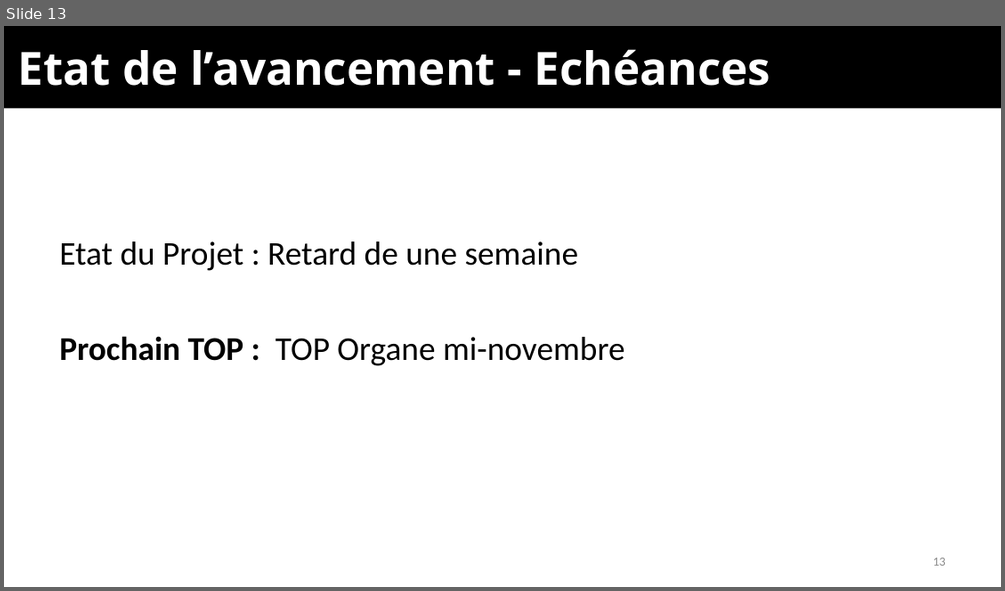
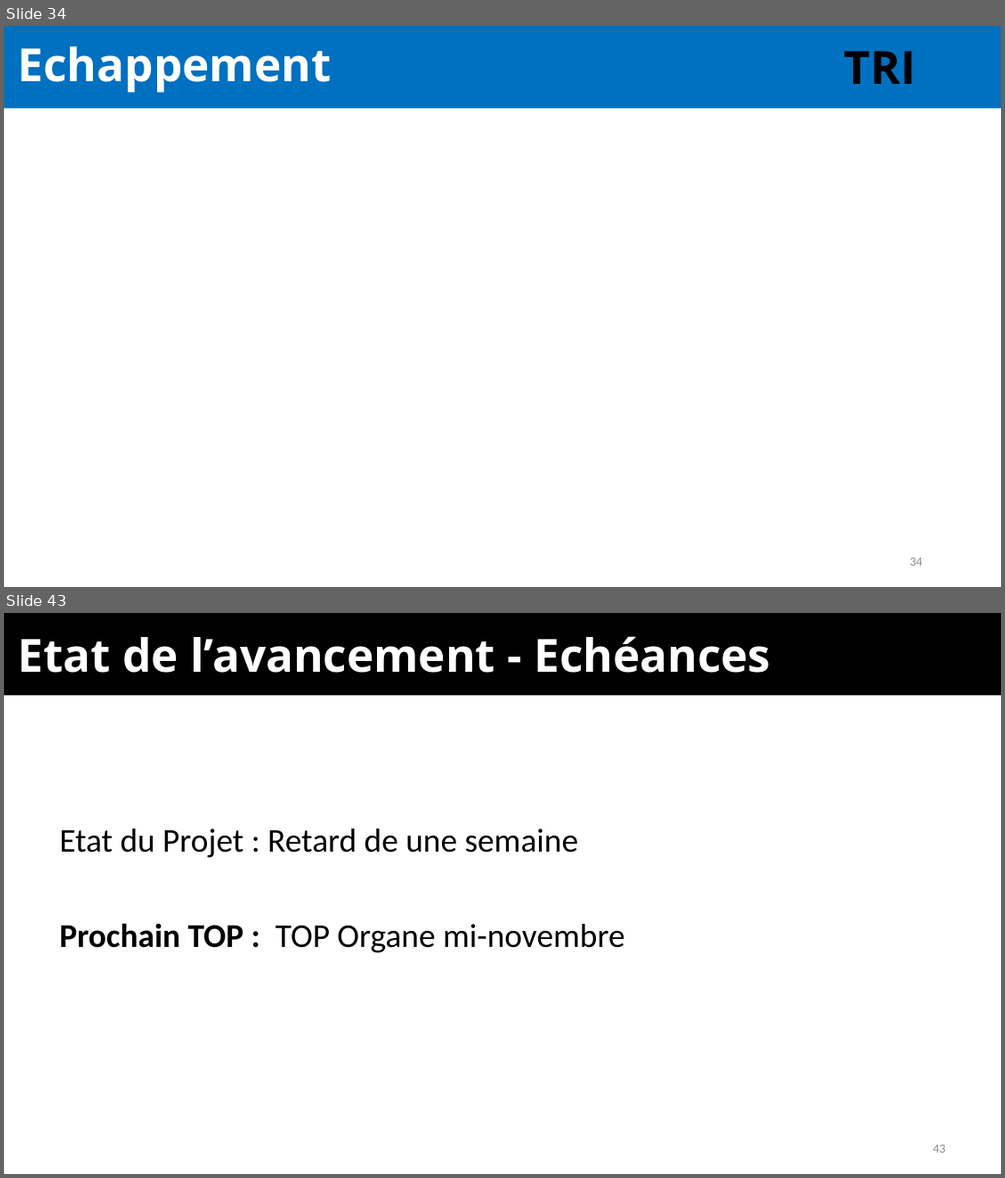
Before and after one commit to EOSCogniton/Ressources2020, a slide deck: TO_TOPs/05_Top_Synth/Template v2.0.pptx. Shown one above the other, each under a label of ours: slide 13 before the commit, slides 34 and 43 after it; the slides between them are not shown. The pictures are 1005x591 and 1005x1178 pixels, drawn with LibreOffice and Linux fonts; fonts in the diff are those of the drawing; background and template pictures are left out. Boxes give left, top, right and bottom in pixels: in the first picture for what was removed or moved away, otherwise in the second. Text is boxed around its words. In the diff, an @@ line names an element or a change of style, - is before the commit and + after.

```diff
--- a/TO_TOPs/05_Top_Synth/Template v2.0.pptx
+++ b/TO_TOPs/05_Top_Synth/Template v2.0.pptx
@@ slide 34 added at [4, 26, 1001, 587], background #FFFFFF @@
@@ rectangle added at [4, 26, 1001, 109], fill #0070C0 @@
@@ title added at [18, 46, 332, 93], 33 pt, text #FFFFFF, bold @@
+Echappement
@@ text added at [843, 51, 915, 84], 33 pt, text #000000, bold @@
+TRI
@@ page number added at [910, 557, 922, 565], 9 pt, text #8C8C8C @@
+34
@@ what was slide 13 is now slide 43 @@
@@ page number at [933, 1144, 946, 1152]: text changed @@
-13
+43
```
Also in this commit, not shown: 1 slide changed, 39 other slides added, 10 slides removed, 1 other file.
